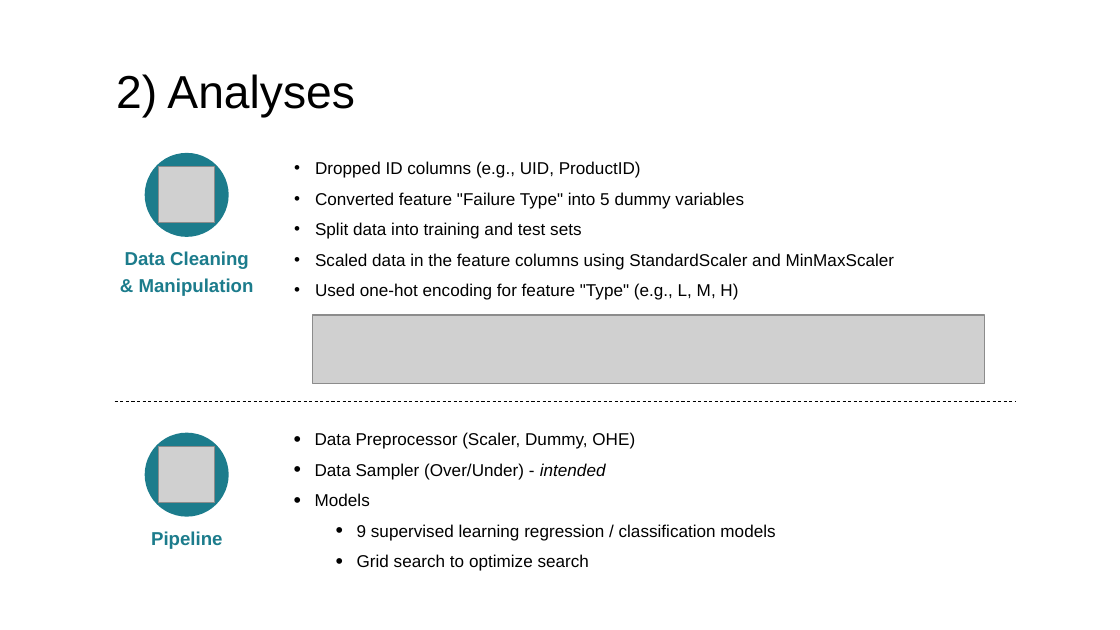
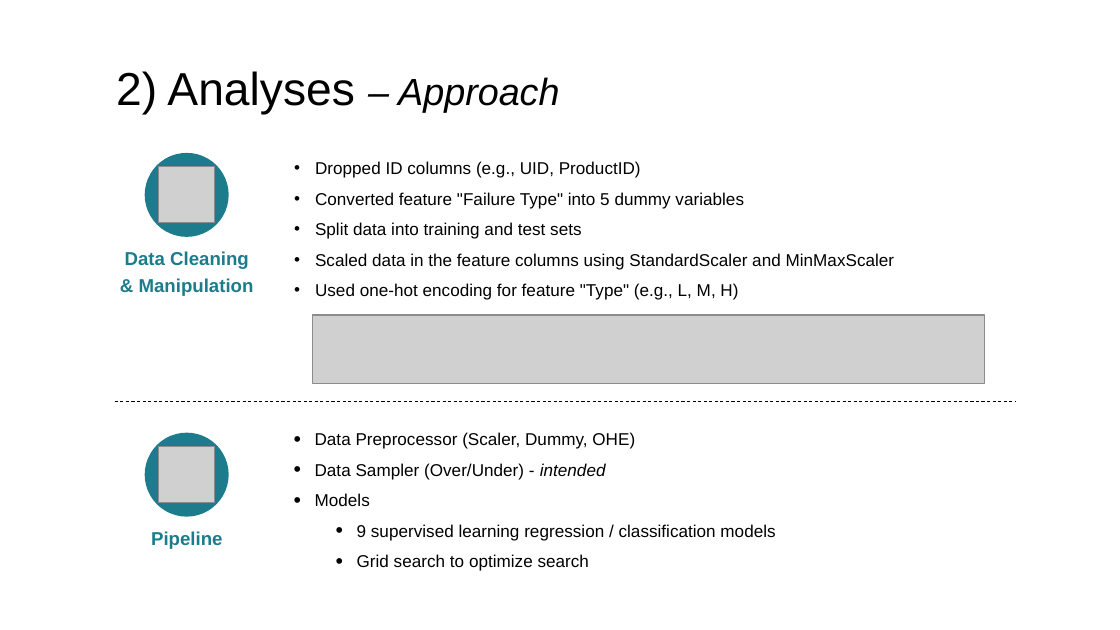
Before and after one commit to lnyousif/machine-maintenance, a slide deck: slide 4 of presentation/Machine Maintenance Analysis v2.pptx. Drawn at 1120x630 pixels with LibreOffice and Linux fonts; fonts in the diff are those of the drawing; grey boxes stand for pictures. Boxes give left, top, right and bottom in pixels: in the first picture for what was removed or moved away, otherwise in the second. Text is boxed around its words. In the diff, an @@ line names an element or a change of style, - is before the commit and + after.

```diff
--- a/presentation/Machine Maintenance Analysis v2.pptx
+++ b/presentation/Machine Maintenance Analysis v2.pptx
@@ title "2) Analyses – Approach" at box(116, 71, 559, 115): vertical alignment top to middle @@
@@ title at box(116, 71, 559, 115): text changed @@
-2) Analyses
+2) Analyses – Approach
```
Also in this commit, not shown: 6 other slides changed.
